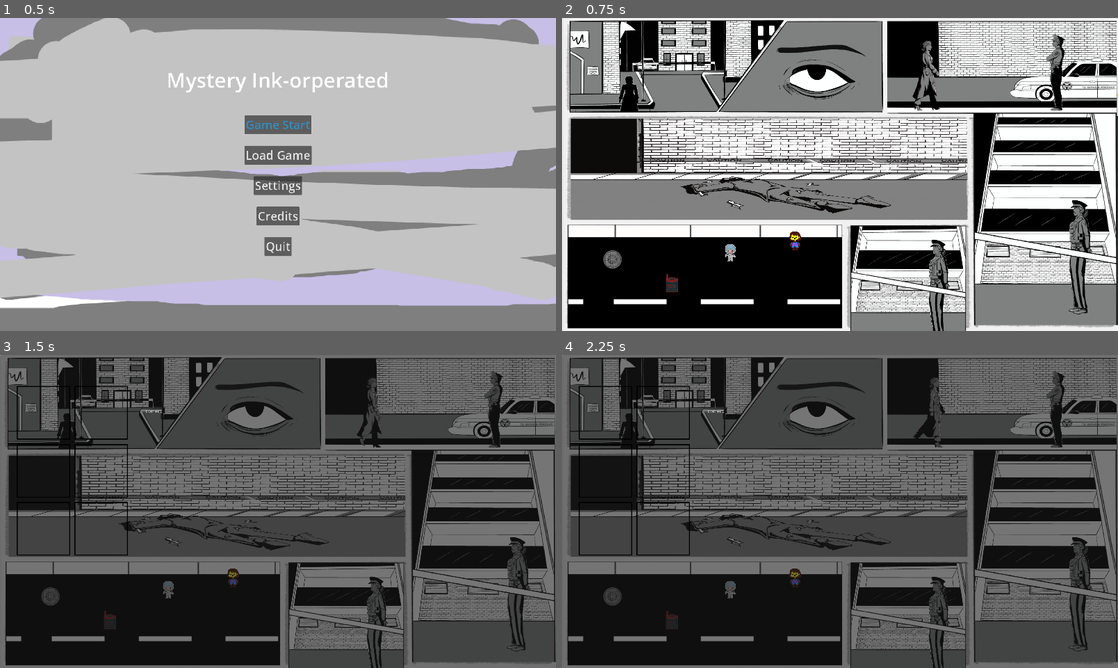
Above: before the commit, frames 1-4 (two rows, left to right).
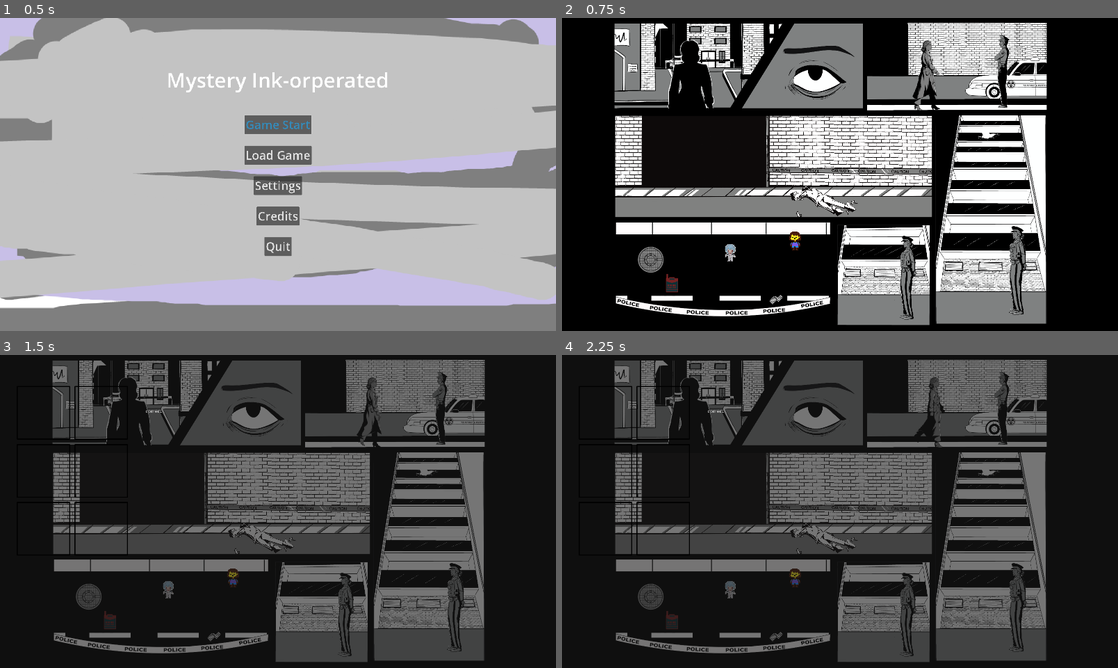
Above: after the commit, the same moments.

Repository: GDYUClub/term-project-w25
Game: Godot game, scene res://src/main/main_menu.tscn
The game is run twice, just before and just after one commit, with the same random seed, the same clock (stepped at 60 frames per second) and the same inputs.
Inputs (mouse positions are in pixels of both pictures, inside the frame that each line leads up to):
- Up to frame 1 (0.5 s): no input
- Up to frame 2 (0.75 s): click "Game Start" at 0.5 s
- Up to frame 3 (1.5 s): tap Enter (ui_accept) at 1.25 s; move the mouse to (400, 495) at 1.27 s; hold D (right) from 1.28 s (still down); tap Q (analyze) at 1.35 s; click (400, 495) at 1.42 s
- Up to frame 4 (2.25 s): tap Space (jump) at 1.52 s; release D (right) at 2 s; drag from (728, 527) to (673, 621) at 2.02 s

Frame 1 is identical in both runs. In frame 2, 59% of the frame differs, in the area x 0-100%, y 0-100%; in frame 3, 53%; in frame 4, 53%.

Commit message:
blocked using one png

Diff:
--- a/src/levels/tutorial/tutorial.tscn
+++ b/src/levels/tutorial/tutorial.tscn
@@ -1,10 +1,11 @@
-[gd_scene load_steps=32 format=3 uid="uid://chwpqxi2ikcnr"]
+[gd_scene load_steps=35 format=3 uid="uid://chwpqxi2ikcnr"]
 
 [ext_resource type="Script" uid="uid://bfvdqic6i2yn1" path="res://src/levels/tutorial/tutorial.gd" id="1_hspkm"]
 [ext_resource type="PackedScene" uid="uid://wd4uvocsv0hr" path="res://src/clues/clue_area.tscn" id="1_ra0nd"]
 [ext_resource type="Resource" uid="uid://dojkosxruk8xs" path="res://src/clues/clue-resources/tutorial/clue_cigs.tres" id="2_5f4ee"]
 [ext_resource type="Texture2D" uid="uid://clv10wnhi7uaa" path="res://assets/sprites/panel-ref.png" id="3_4ytyg"]
 [ext_resource type="PackedScene" uid="uid://bt7hps1ykd8nk" path="res://src/player/scene/player.tscn" id="4_altkg"]
+[ext_resource type="Texture2D" uid="uid://cm4s1bvqwehhy" path="res://assets/sprites/pages/1-2/Ch1_Level2_Flattened.png" id="4_f2mbc"]
 [ext_resource type="Resource" uid="uid://suskgru87rvo" path="res://src/clues/clue-resources/tutorial/clue_lighter.tres" id="4_n1e4y"]
 [ext_resource type="Script" uid="uid://d313ibk1sryhe" path="res://src/dialogue/dialogue_manager.gd" id="6_gkphd"]
 [ext_resource type="Resource" uid="uid://d3k8rcoc56don" path="res://src/clues/clue-resources/tutorial/clue_third.tres" id="6_q7kgm"]
@@ -30,19 +31,25 @@
 size = Vector2(1964, 20)
 
 [sub_resource type="RectangleShape2D" id="RectangleShape2D_e645k"]
-size = Vector2(1391, 20)
+size = Vector2(1283.5, 20)
 
 [sub_resource type="RectangleShape2D" id="RectangleShape2D_wihkw"]
 size = Vector2(756.5, 33)
 
 [sub_resource type="RectangleShape2D" id="RectangleShape2D_x7bmo"]
-size = Vector2(373.25, 33)
+size = Vector2(373.25, 96.5)
 
 [sub_resource type="RectangleShape2D" id="RectangleShape2D_6rae1"]
-size = Vector2(421.388, 22.3685)
+size = Vector2(421.388, 59.1842)
+
+[sub_resource type="RectangleShape2D" id="RectangleShape2D_t7oso"]
+size = Vector2(748.694, 91)
+
+[sub_resource type="RectangleShape2D" id="RectangleShape2D_f2mbc"]
+size = Vector2(373.25, 42)
 
 [sub_resource type="RectangleShape2D" id="RectangleShape2D_w3jir"]
-size = Vector2(31.0011, 283.502)
+size = Vector2(12.5006, 283.502)
 
 [node name="Main" type="Node"]
 script = ExtResource("1_hspkm")
@@ -67,6 +74,7 @@
 texture = ExtResource("9_jcs8d")
 
 [node name="PanelRef" type="Sprite2D" parent="."]
+visible = false
 modulate = Color(1, 1, 1, 0.372549)
 z_index = -128
 position = Vector2(964.5, 540.75)
@@ -74,8 +82,12 @@
 texture = ExtResource("3_4ytyg")
 metadata/_edit_lock_ = true
 
+[node name="Sprite2D2" type="Sprite2D" parent="."]
+scale = Vector2(0.600556, 0.600556)
+texture = ExtResource("4_f2mbc")
+centered = false
+
 [node name="Borders" type="StaticBody2D" parent="."]
-visible = false
 metadata/_edit_lock_ = true
 
 [node name="CollisionShape2D" type="CollisionShape2D" parent="Borders"]
@@ -84,29 +96,23 @@
 debug_color = Color(0, 0.6, 0.7, 0.42)
 
 [node name="CollisionShape2D6" type="CollisionShape2D" parent="Borders"]
-position = Vector2(968, 332)
+position = Vector2(968, 329)
 shape = SubResource("RectangleShape2D_fuvah")
 debug_color = Color(0, 0.6, 0.7, 0.42)
 
 [node name="CollisionShape2D7" type="CollisionShape2D" parent="Borders"]
-position = Vector2(694.5, 706)
+position = Vector2(639.25, 701)
 shape = SubResource("RectangleShape2D_e645k")
 debug_color = Color(0, 0.6, 0.7, 0.42)
 
 [node name="CollisionShape2D8" type="CollisionShape2D" parent="Borders"]
-position = Vector2(1409, 703)
+position = Vector2(1294, 702)
 rotation = -1.5708
 shape = SubResource("RectangleShape2D_wihkw")
 debug_color = Color(0, 0.6, 0.7, 0.42)
 
-[node name="CollisionShape2D9" type="CollisionShape2D" parent="Borders"]
-position = Vector2(981, 887.375)
-rotation = -1.5708
-shape = SubResource("RectangleShape2D_x7bmo")
-debug_color = Color(0, 0.6, 0.7, 0.42)
-
 [node name="CollisionShape2D10" type="CollisionShape2D" parent="Borders"]
-position = Vector2(1122, 152)
+position = Vector2(1036, 152)
 rotation = -1.5708
 shape = SubResource("RectangleShape2D_x7bmo")
 debug_color = Color(0, 0.6, 0.7, 0.42)
@@ -129,19 +135,25 @@
 debug_color = Color(0, 0.6, 0.7, 0.42)
 
 [node name="CollisionShape2D5" type="CollisionShape2D" parent="Borders"]
-position = Vector2(671, 160)
-rotation = -0.877041
+position = Vector2(693, 167)
+rotation = -1.01546
 shape = SubResource("RectangleShape2D_6rae1")
 debug_color = Color(0, 0.6, 0.7, 0.42)
 
+[node name="CollisionShape2D9" type="CollisionShape2D" parent="Borders"]
+position = Vector2(553, 1002)
+shape = SubResource("RectangleShape2D_t7oso")
+debug_color = Color(0, 0.6, 0.7, 0.42)
+
 [node name="BlockingShape" type="CollisionShape2D" parent="Borders"]
 unique_name_in_owner = true
-position = Vector2(1342, 885)
-rotation = -1.5708
-shape = SubResource("RectangleShape2D_x7bmo")
-debug_color = Color(0, 0.6, 0.7, 0.42)
-
-[node name="PanelImages" type="Node" parent="."]
+position = Vector2(1196, 887)
+rotation = -1.5708
+shape = SubResource("RectangleShape2D_f2mbc")
+debug_color = Color(0, 0.6, 0.7, 0.42)
+
+[node name="PanelImages" type="Node2D" parent="."]
+visible = false
 
 [node name="Panel6" type="Node2D" parent="PanelImages"]
 
@@ -205,71 +217,68 @@
 
 [node name="Transitions" type="Node2D" parent="."]
 
-[node name="PanelTransition" parent="Transitions" instance=ExtResource("7_oggfx")]
-position = Vector2(1895, 148)
-move_type = 1
-
-[node name="CollisionShape2D" parent="Transitions/PanelTransition" index="0"]
-position = Vector2(5, 56)
-
-[node name="NewFrame" parent="Transitions/PanelTransition" index="1"]
-position = Vector2(-1755, 408)
-
-[node name="PanelTransition5" parent="Transitions" instance=ExtResource("7_oggfx")]
+[node name="3-4" parent="Transitions" instance=ExtResource("7_oggfx")]
+position = Vector2(1669, 171)
+move_type = 1
+metadata/_edit_group_ = true
+
+[node name="NewFrame" parent="Transitions/3-4" index="1"]
+position = Vector2(-1390, 431)
+
+[node name="4-3" parent="Transitions" instance=ExtResource("7_oggfx")]
 position = Vector2(19, 480)
 move_type = 1
 
-[node name="CollisionShape2D" parent="Transitions/PanelTransition5" index="0"]
-position = Vector2(5, 56)
-
-[node name="NewFrame" parent="Transitions/PanelTransition5" index="1"]
-position = Vector2(1765, -246)
+[node name="CollisionShape2D" parent="Transitions/4-3" index="0"]
+position = Vector2(172, 52)
+
+[node name="NewFrame" parent="Transitions/4-3" index="1"]
+position = Vector2(1601, -251)
 scale = Vector2(-3.71923, 1)
 
-[node name="PanelTransition2" parent="Transitions" instance=ExtResource("7_oggfx")]
-position = Vector2(1379, 537)
-rotation = -1.57079
-
-[node name="CollisionShape2D" parent="Transitions/PanelTransition2" index="0"]
-rotation = -1.57079
-
-[node name="NewFrame" parent="Transitions/PanelTransition2" index="1"]
-position = Vector2(-264.004, -622.998)
+[node name="4-5" parent="Transitions" instance=ExtResource("7_oggfx")]
+position = Vector2(1275, 550)
+rotation = -1.57079
+
+[node name="CollisionShape2D" parent="Transitions/4-5" index="0"]
+position = Vector2(11, 3.99992)
+rotation = -1.57079
+
+[node name="NewFrame" parent="Transitions/4-5" index="1"]
+position = Vector2(-250.003, -502.998)
 
 [node name="PanelTransition3" parent="Transitions" instance=ExtResource("7_oggfx")]
-position = Vector2(949, 884)
+position = Vector2(942, 907)
 rotation = -1.57079
 move_type = 1
 
 [node name="CollisionShape2D" parent="Transitions/PanelTransition3" index="0"]
-position = Vector2(-36.9999, 18.0002)
 rotation = -1.57079
 
 [node name="NewFrame" parent="Transitions/PanelTransition3" index="1"]
-position = Vector2(-85.9998, 90.0002)
+position = Vector2(-35.9996, 56.0003)
 
 [node name="PanelTransition4" parent="Transitions" instance=ExtResource("7_oggfx")]
-position = Vector2(949, 884)
+position = Vector2(1278, 908)
 rotation = -1.57079
 move_type = 1
 
 [node name="CollisionShape2D" parent="Transitions/PanelTransition4" index="0"]
-position = Vector2(-27.9991, 428)
 rotation = -1.57079
 
 [node name="NewFrame" parent="Transitions/PanelTransition4" index="1"]
-position = Vector2(-56.9989, 512)
+position = Vector2(-26.9993, 110)
 
 [node name="PanelTransition7" parent="Transitions" instance=ExtResource("7_oggfx")]
 position = Vector2(681, 903)
 rotation = -1.57079
 
 [node name="CollisionShape2D" parent="Transitions/PanelTransition7" index="0"]
-position = Vector2(-36.9979, 327)
+position = Vector2(-4.99825, 280)
 rotation = -1.57079
 
 [node name="NewFrame" parent="Transitions/PanelTransition7" index="1"]
-position = Vector2(-31.9986, 215)
+position = Vector2(-15.9988, 199)
 
 [node name="PanelTransition6" parent="Transitions" instance=ExtResource("7_oggfx")]
 position = Vector2(319, 1318)
@@ -277,7 +286,7 @@
 move_type = 1
 
 [node name="CollisionShape2D" parent="Transitions/PanelTransition6" index="0"]
-position = Vector2(591.003, 464.996)
+position = Vector2(608.003, 465.996)
 rotation = -3.14159
 shape = SubResource("RectangleShape2D_w3jir")
 
@@ -290,6 +299,7 @@
 current_move_type = 1
 
 [node name="InquireUI" parent="." instance=ExtResource("11_ipng3")]
+metadata/_edit_lock_ = true
 
 [node name="DialogueUI" parent="." instance=ExtResource("7_0e0cn")]
 unique_name_in_owner = true
@@ -309,15 +319,15 @@
 INQUIRY_DIALOGUE_JSON = ExtResource("14_h25l4")
 
 [node name="Cat" parent="." instance=ExtResource("8_bb1rp")]
-position = Vector2(625, 919)
+visible = false
 npc_name = "Cat"
 start_index = 1
 end_index = 2
 character1_sprite = ExtResource("9_jcs8d")
 
-[editable path="Transitions/PanelTransition"]
-[editable path="Transitions/PanelTransition5"]
-[editable path="Transitions/PanelTransition2"]
+[editable path="Transitions/3-4"]
+[editable path="Transitions/4-3"]
+[editable path="Transitions/4-5"]
 [editable path="Transitions/PanelTransition3"]
 [editable path="Transitions/PanelTransition4"]
 [editable path="Transitions/PanelTransition7"]
Not shown, added: assets/sprites/pages/1-1/Ch1_Level2_Flattened.png.import
Binary file added: assets/sprites/pages/1-2/Ch1_Level2_Flattened.png
Not shown, added: assets/sprites/pages/1-2/Ch1_Level2_Flattened.png.import
